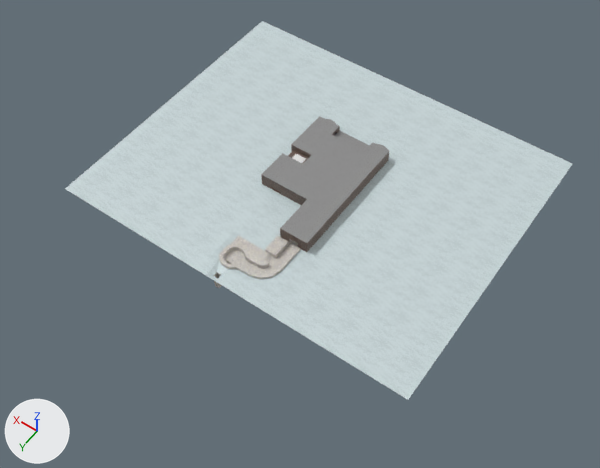
A saved change to the Blender file Assets/Models/Environments/Mansion.blend.
One viewpoint serves both versions: a 50 mm camera at (-244.0, 410.0, 498.0) aimed at (-8.0, 80.0, -22.0). Every picture has the same lights, and +X, +Y and +Z are marked at lower left. The older version comes first.

In view in the first picture: 'House', 'Landscape'.
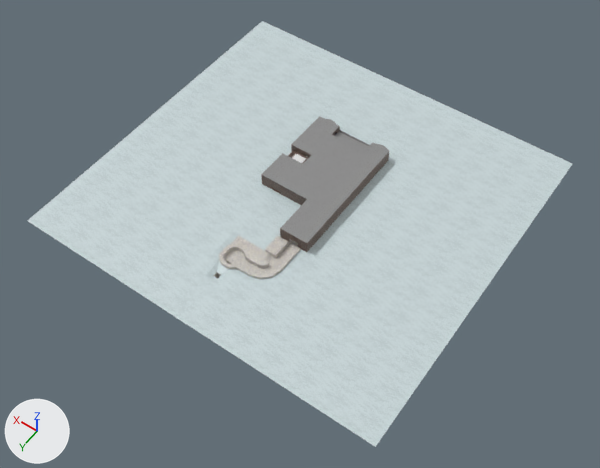
Changed parts and their boxes (x1, y1, x2, y2) in the pictures (600 x 468 px):
```json
{"object": "Landscape", "change": "reshaped", "before": [65, 21, 573, 400], "after": [27, 21, 573, 447], "on screen": "7% wider, 12% taller"}
{"part": 1, "of": "me_plane", "change": "added", "after": [27, 189, 408, 447]}
```

Edits to the scene script, one JSON object a line:
```json
{"block": "me_plane", "where": "# used by ob_landscape; location = (0.0, 0.0, 0.0)"}
{"op": "remove", "block": "me_plane", "code": "me_plane.from_pydata(...)  # 1177 vertices, 1037 faces, 1 loose edge; spans x -156.0..160.0, y -94.0..165.0, z -2.0..0.0"}
{"op": "add", "block": "me_plane", "code": "me_plane.from_pydata(...)  # 1309 vertices, 1165 faces, 1 loose edge; spans x -156.0..160.0, y -94.0..205.0, z -2.0..0.0"}
{"block": "me_plane", "change": "me_plane part 1"}
{"block": "me_plane", "change": "33 new vertices lie (0.0, 10.0, 0.0) away from vertices in x -156.0..160.0, y 165.0, z 0.0"}
{"block": "me_plane", "change": "33 new vertices lie (0.0, 10.0, 0.0) away from vertices in x -156.0..160.0, y 175.0, z 0.0"}
{"block": "me_plane", "change": "33 new vertices lie (0.0, 10.0, 0.0) away from vertices in x -156.0..160.0, y 185.0, z 0.0"}
{"block": "me_plane", "change": "33 new vertices lie (0.0, 10.0, 0.0) away from vertices in x -156.0..160.0, y 195.0, z 0.0"}
{"block": "me_plane", "change": "128 new faces join them"}
```
